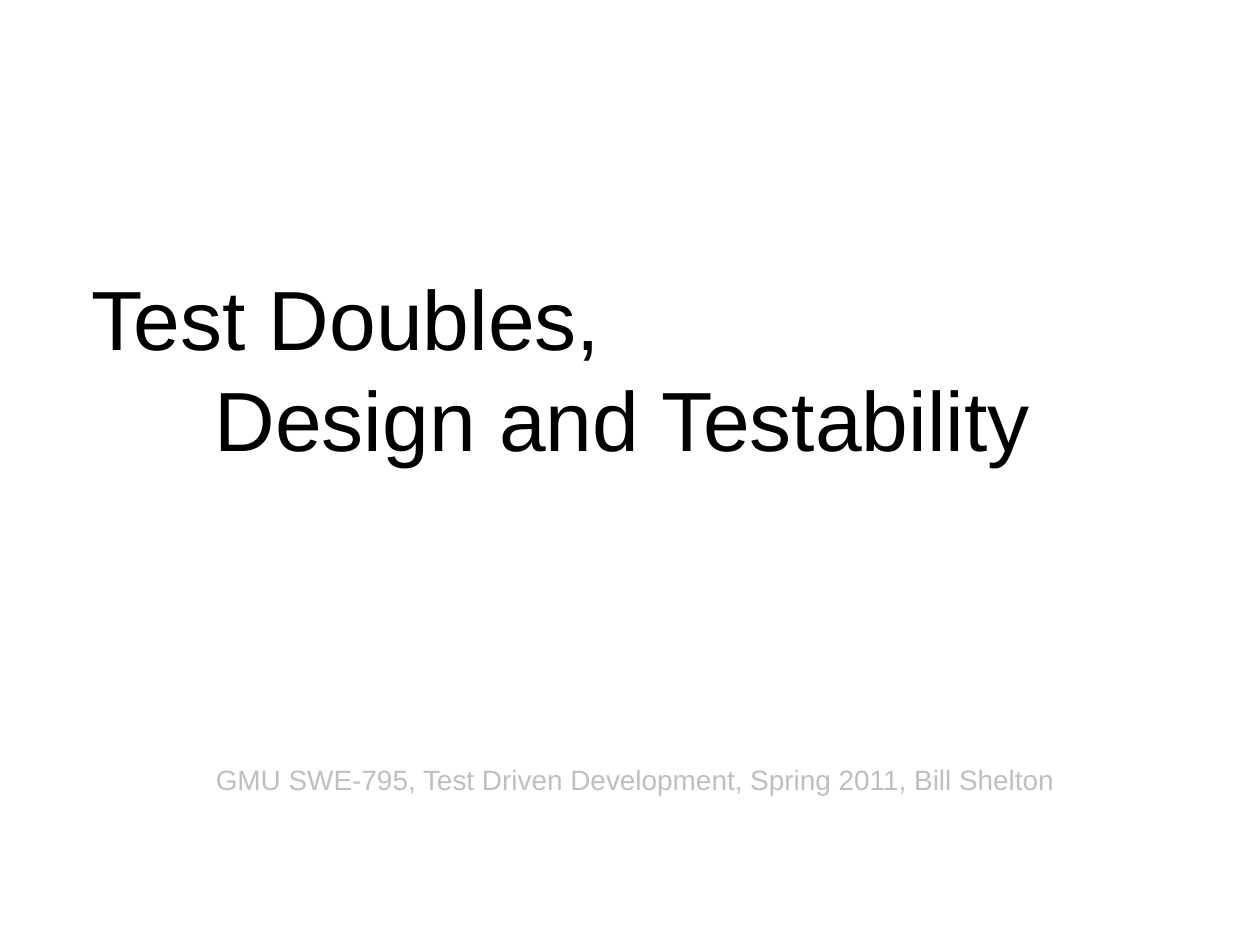
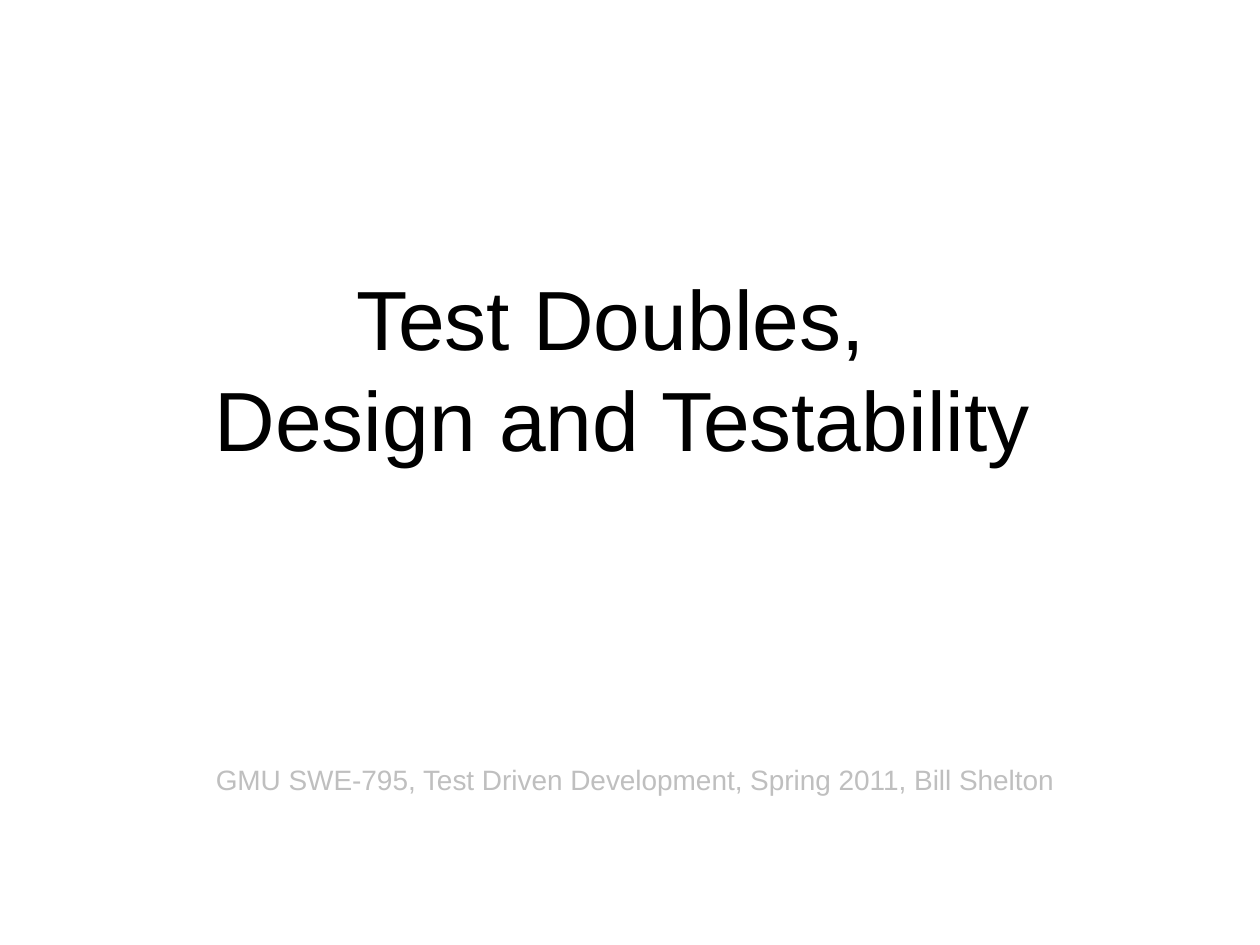
Before and after one commit to virtix/swe-795, a slide deck: slide 1 of doc/Test Doubles and Dependency Design.pptx. Drawn at 1260x945 pixels with LibreOffice and Linux fonts; fonts in the diff are those of the drawing. Boxes give left, top, right and bottom in pixels: in the first picture for what was removed or moved away, otherwise in the second. Text is boxed around its words. In the diff, an @@ line names an element or a change of style, - is before the commit and + after.

```diff
--- a/doc/Test Doubles and Dependency Design.pptx
+++ b/doc/Test Doubles and Dependency Design.pptx
@@ text at bbox=[214, 289, 1030, 466]: text changed @@
-Test Doubles,
-Design and Testability
+Test Doubles,
+Design and Testability
```
Also in this commit, not shown: 8 other slides changed, 1 slide added, 2 slides removed, 11 other files.
